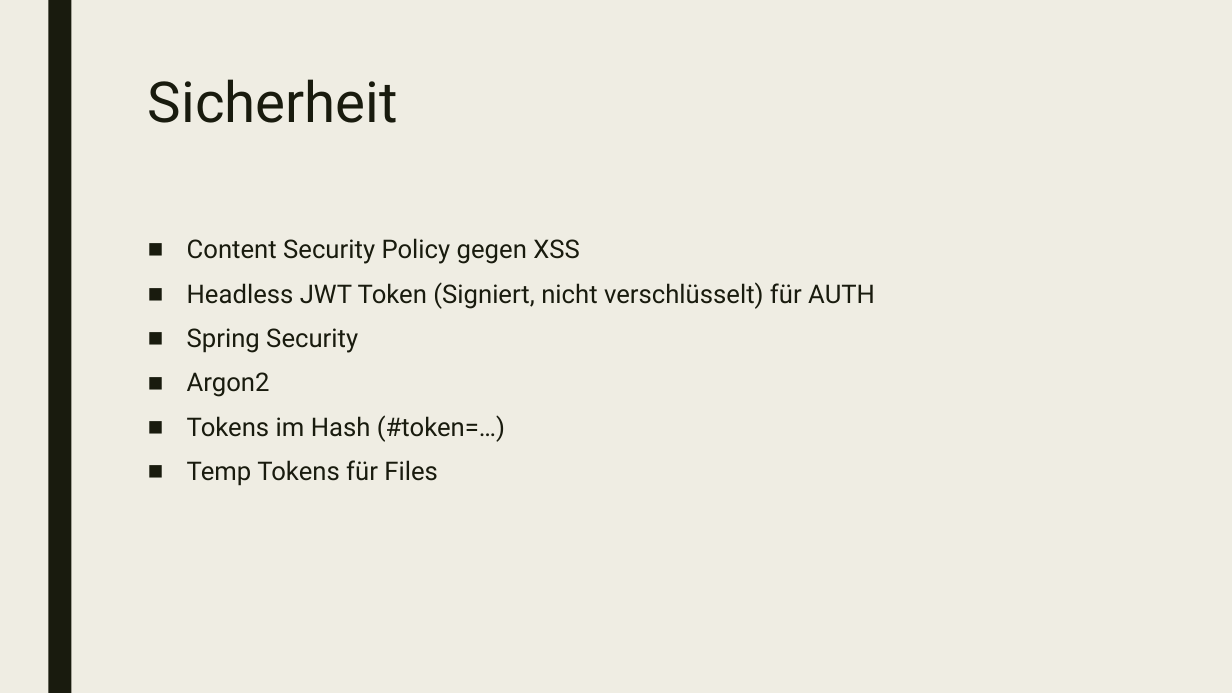
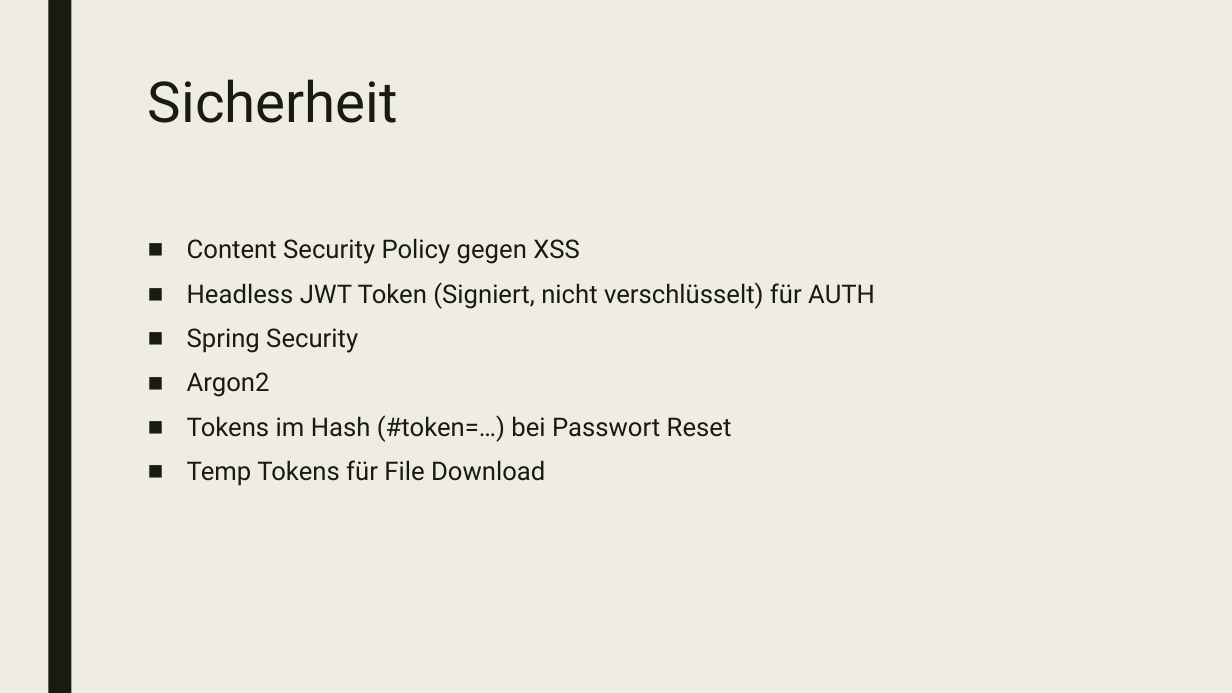
Before and after one commit to orizion/cssr, a slide deck: slide 5 of docs/CS Seminar Registration.pptx. Drawn at 1232x693 pixels with LibreOffice and Linux fonts; fonts in the diff are those of the drawing. Boxes give left, top, right and bottom in pixels: in the first picture for what was removed or moved away, otherwise in the second. Text is boxed around its words. In the diff, an @@ line names an element or a change of style, - is before the commit and + after.

```diff
--- a/docs/CS Seminar Registration.pptx
+++ b/docs/CS Seminar Registration.pptx
@@ text at [187, 415, 732, 486]: text changed @@
-■ Tokens im Hash (#token=…)
-■ Temp Tokens für Files
+■ Tokens im Hash (#token=…) bei Passwort Reset
+■ Temp Tokens für File Download
```
Also in this commit, not shown: 1 other slide changed, 1 other file.
